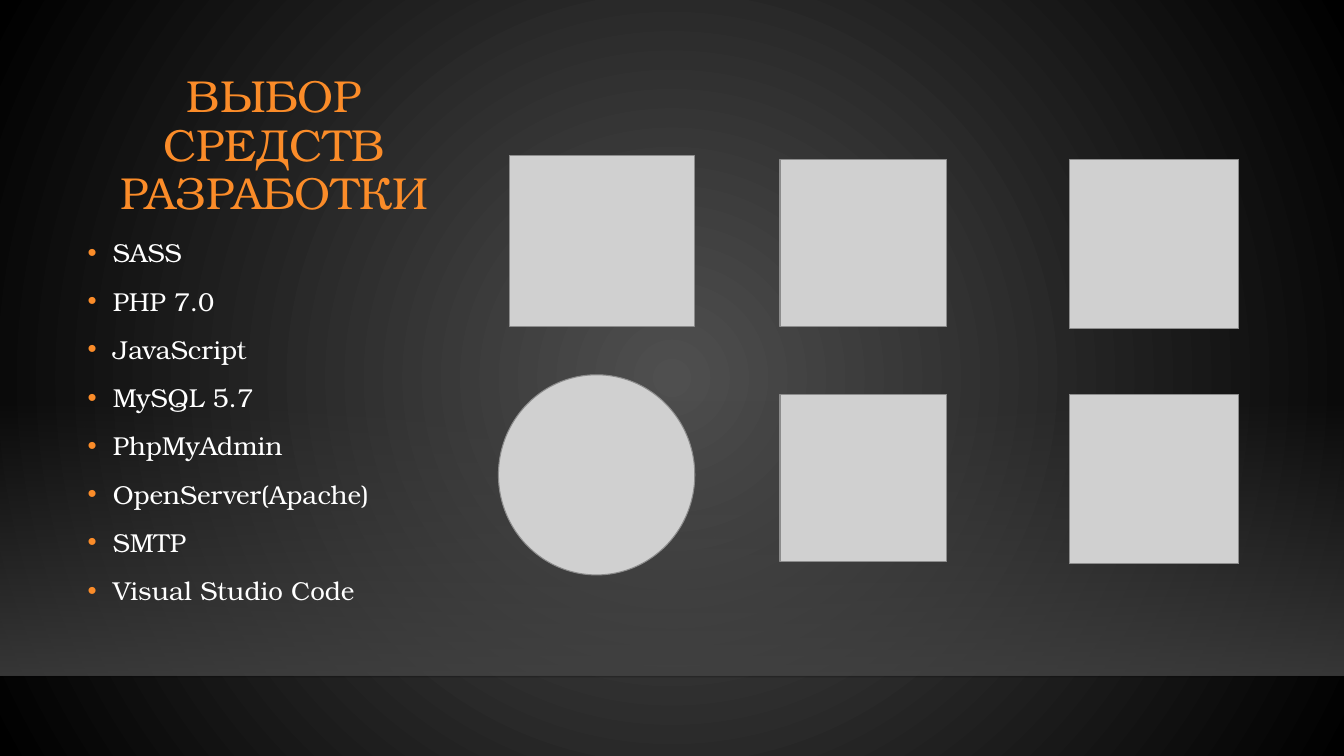
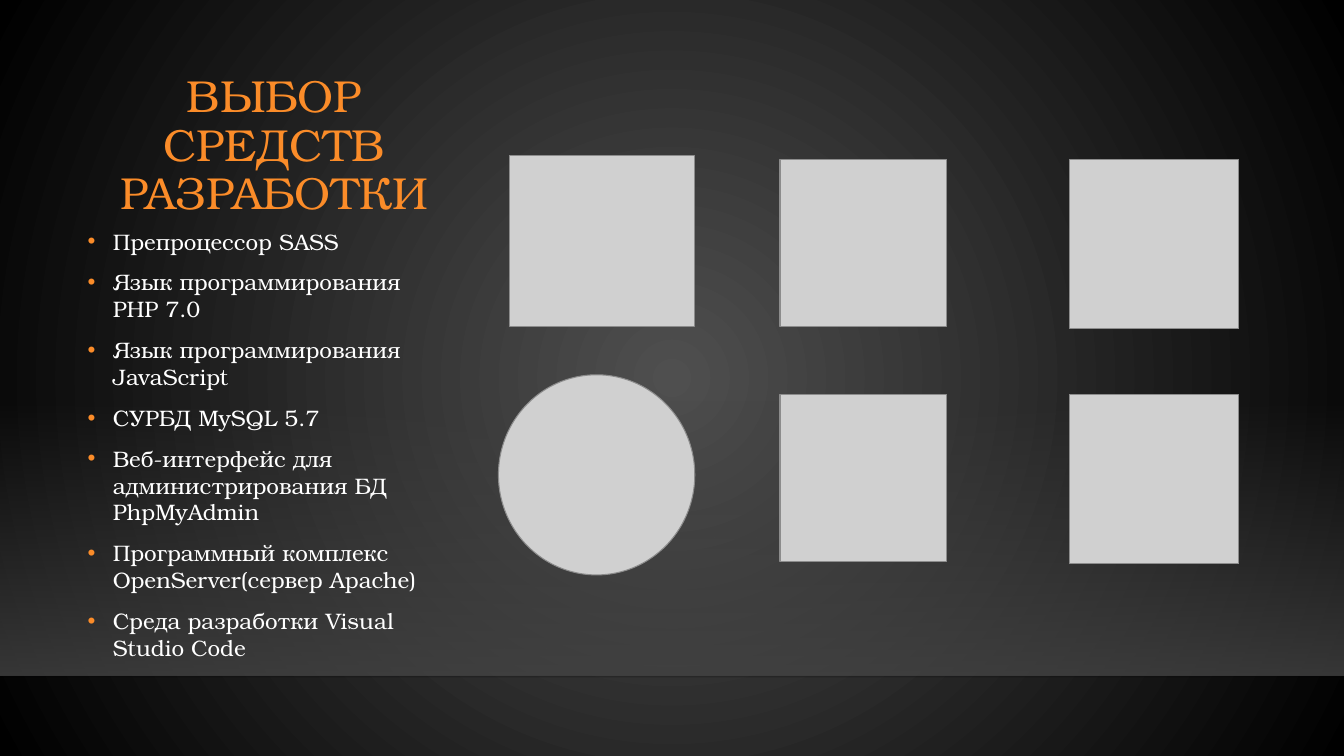
Before and after one commit to gunger28/diploma, a slide deck: slide 5 of Гунгер Диплом презентация.pptx. Drawn at 1344x756 pixels with LibreOffice and Linux fonts; fonts in the diff are those of the drawing; grey boxes stand for pictures; background and template pictures are left out. Boxes give left, top, right and bottom in pixels: in the first picture for what was removed or moved away, otherwise in the second. Text is boxed around its words. In the diff, an @@ line names an element or a change of style, - is before the commit and + after.

```diff
--- a/Гунгер Диплом презентация.pptx
+++ b/Гунгер Диплом презентация.pptx
@@ text at (113,234,416,657): text changed; size 18.5 to 16 pt @@
-• SASS
-• PHP 7.0
-• JavaScript
-• MySQL 5.7
-• PhpMyAdmin
-• OpenServer(Apache)
-• SMTP
-• Visual Studio Code
+• Препроцессор SASS
+• Язык программирования PHP 7.0
+• Язык программирования JavaScript
+• СУРБД MySQL 5.7
+• Веб-интерфейс для администрирования БД PhpMyAdmin
+• Программный комплекс OpenServer(сервер Apache)
+• Среда разработки Visual Studio Code
```
Also in this commit, not shown: 8 other slides changed, 2 slides added, 3 other files.
